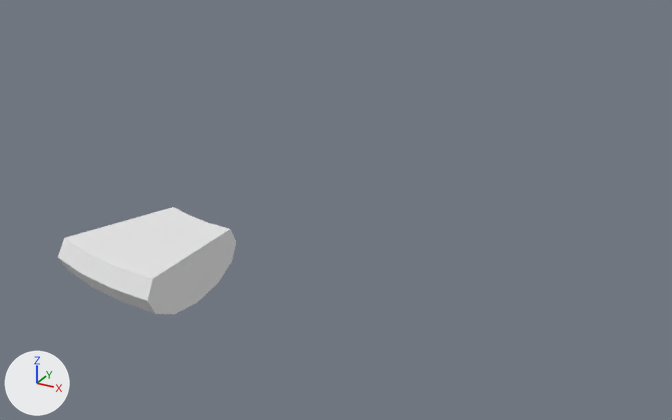
Two versions of the OBJ model DirectXGame/Resources/model/StagePiece/StagePiece.obj, one commit apart.
The view is the same before and after, from a 50 mm lens placed at (26.8, -48.8, 21.9), pointed at (0.3, -0.6, -2.1). The lights are fixed; the arrows at lower left show +X, +Y and +Z. Where no turn or scale is listed for an object, it has been applied to the vertices.

Objects in the first picture: 'Ground右上1_トーラス.003'.
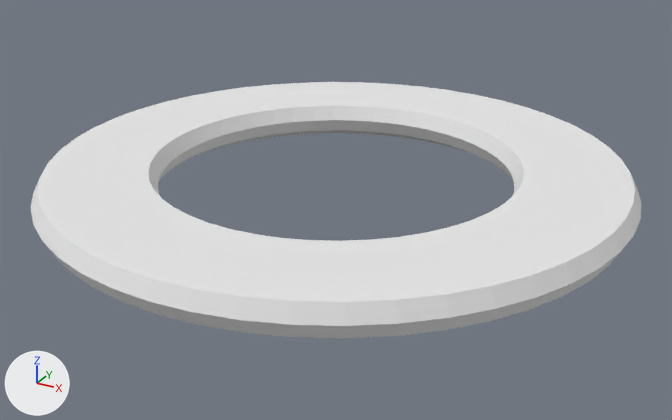
The newer file is also rescaled (x0.0592), turned or shifted as a whole; pictures and numbers use the older file's frame.

Changed parts and their boxes [x1, y1, x2, y2] in the pictures (672 x 420 px):
'Ground左上2_トーラス.017', added: after [291, 237, 449, 338]
'Ground左上1_トーラス.018', added: after [148, 229, 311, 337]
'Ground左上3_トーラス.016', added: after [399, 220, 572, 330]
'Ground左上4_トーラス.015', added: after [471, 196, 634, 296]
'Ground右上2_トーラス.004', added: after [31, 180, 173, 265]
'Ground左下1_トーラス.011', added: after [513, 168, 641, 234]
'Ground右上3_トーラス.005', added: after [31, 150, 165, 205]
'Ground左下2_トーラス.012', added: after [497, 135, 630, 182]
'Ground右上4_トーラス.006', added: after [61, 118, 194, 181]
'Ground左下3_トーラス.013', added: after [460, 107, 591, 170]
'Ground右下1_トーラス.010', added: after [116, 96, 239, 158]
'Ground右下2_トーラス.009', added: after [190, 84, 294, 146]
'Ground右下4_トーラス.007', added: after [353, 82, 446, 140]
'Ground左下4_トーラス.014', added: after [410, 90, 525, 153]
'Ground右下3_トーラス.008', added: after [273, 82, 361, 135]

Edits to the bpy script that builds the scene:
```text
Add ob_ground左下4_トーラス_014:
    ob_ground左下4_トーラス_014 = bpy.data.objects.new('Ground左下4_トーラス.014', me_ground左下4_トーラス_014)  # 36 vertices, 68 faces; spans x 0.0..7.18, y 10.39..18.75, z -2.91..0.0; in mat_none (white #e7e7e7)
    ob_ground左下4_トーラス_014.location = (0.0, 0.0, 0.97)
Add ob_ground左下3_トーラス_013:
    ob_ground左下3_トーラス_013 = bpy.data.objects.new('Ground左下3_トーラス.013', me_ground左下3_トーラス_013)  # 36 vertices, 68 faces; spans x 4.31..13.26, y 7.95..17.32, z -2.91..0.0; in mat_none (white #e7e7e7)
    ob_ground左下3_トーラス_013.location = (0.0, 0.0, 0.97)
Add ob_ground左下2_トーラス_012:
    ob_ground左下2_トーラス_012 = bpy.data.objects.new('Ground左下2_トーラス.012', me_ground左下2_トーラス_012)  # 36 vertices, 68 faces; spans x 7.95..17.32, y 4.31..13.26, z -2.91..0.0; in mat_none (white #e7e7e7)
    ob_ground左下2_トーラス_012.location = (0.0, 0.0, 0.97)
Add ob_ground左下1_トーラス_011:
    ob_ground左下1_トーラス_011 = bpy.data.objects.new('Ground左下1_トーラス.011', me_ground左下1_トーラス_011)  # 36 vertices, 68 faces; spans x 10.39..18.75, y 0.0..7.18, z -2.91..0.0; in mat_none (white #e7e7e7)
    ob_ground左下1_トーラス_011.location = (0.0, 0.0, 0.97)
Add ob_ground左上4_トーラス_015:
    ob_ground左上4_トーラス_015 = bpy.data.objects.new('Ground左上4_トーラス.015', me_ground左上4_トーラス_015)  # 36 vertices, 68 faces; spans x 10.39..18.75, y -7.18..0.0, z -2.91..0.0; in mat_none (white #e7e7e7)
    ob_ground左上4_トーラス_015.location = (0.0, 0.0, 0.97)
Add ob_ground左上3_トーラス_016:
    ob_ground左上3_トーラス_016 = bpy.data.objects.new('Ground左上3_トーラス.016', me_ground左上3_トーラス_016)  # 36 vertices, 68 faces; spans x 7.95..17.32, y -13.26..-4.31, z -2.91..0.0; in mat_none (white #e7e7e7)
    ob_ground左上3_トーラス_016.location = (0.0, 0.0, 0.97)
Add ob_ground左上2_トーラス_017:
    ob_ground左上2_トーラス_017 = bpy.data.objects.new('Ground左上2_トーラス.017', me_ground左上2_トーラス_017)  # 36 vertices, 68 faces; spans x 4.31..13.26, y -17.32..-7.95, z -2.91..0.0; in mat_none (white #e7e7e7)
    ob_ground左上2_トーラス_017.location = (0.0, 0.0, 0.97)
Add ob_ground左上1_トーラス_018:
    ob_ground左上1_トーラス_018 = bpy.data.objects.new('Ground左上1_トーラス.018', me_ground左上1_トーラス_018)  # 36 vertices, 68 faces; spans x 0.0..7.18, y -18.75..-10.39, z -2.91..0.0; in mat_none (white #e7e7e7)
    ob_ground左上1_トーラス_018.location = (0.0, 0.0, 0.97)
Add ob_ground右下4_トーラス_007:
    ob_ground右下4_トーラス_007 = bpy.data.objects.new('Ground右下4_トーラス.007', me_ground右下4_トーラス_007)  # 36 vertices, 68 faces; spans x -7.18..0.0, y 10.39..18.75, z -2.91..0.0; in mat_none (white #e7e7e7)
    ob_ground右下4_トーラス_007.location = (0.0, 0.0, 0.97)
Add ob_ground右下3_トーラス_008:
    ob_ground右下3_トーラス_008 = bpy.data.objects.new('Ground右下3_トーラス.008', me_ground右下3_トーラス_008)  # 36 vertices, 68 faces; spans x -13.26..-4.31, y 7.95..17.32, z -2.91..0.0; in mat_none (white #e7e7e7)
    ob_ground右下3_トーラス_008.location = (0.0, 0.0, 0.97)
Add ob_ground右下2_トーラス_009:
    ob_ground右下2_トーラス_009 = bpy.data.objects.new('Ground右下2_トーラス.009', me_ground右下2_トーラス_009)  # 36 vertices, 68 faces; spans x -17.32..-7.95, y 4.31..13.26, z -2.91..0.0; in mat_none (white #e7e7e7)
    ob_ground右下2_トーラス_009.location = (0.0, 0.0, 0.97)
Add ob_ground右下1_トーラス_010:
    ob_ground右下1_トーラス_010 = bpy.data.objects.new('Ground右下1_トーラス.010', me_ground右下1_トーラス_010)  # 36 vertices, 68 faces; spans x -18.75..-10.39, y 0.0..7.18, z -2.91..0.0; in mat_none (white #e7e7e7)
    ob_ground右下1_トーラス_010.location = (0.0, 0.0, 0.97)
Add ob_ground右上4_トーラス_006:
    ob_ground右上4_トーラス_006 = bpy.data.objects.new('Ground右上4_トーラス.006', me_ground右上4_トーラス_006)  # 36 vertices, 68 faces; spans x -18.75..-10.39, y -7.18..0.0, z -2.91..0.0; in mat_none (white #e7e7e7)
    ob_ground右上4_トーラス_006.location = (0.0, 0.0, 0.97)
Add ob_ground右上3_トーラス_005:
    ob_ground右上3_トーラス_005 = bpy.data.objects.new('Ground右上3_トーラス.005', me_ground右上3_トーラス_005)  # 36 vertices, 68 faces; spans x -17.32..-7.95, y -13.26..-4.31, z -2.91..0.0; in mat_none (white #e7e7e7)
    ob_ground右上3_トーラス_005.location = (0.0, 0.0, 0.97)
Add ob_ground右上2_トーラス_004:
    ob_ground右上2_トーラス_004 = bpy.data.objects.new('Ground右上2_トーラス.004', me_ground右上2_トーラス_004)  # 36 vertices, 68 faces; spans x -13.25..-4.3, y -17.32..-7.96, z -2.91..0.0; in mat_none (white #e7e7e7)
    ob_ground右上2_トーラス_004.location = (0.0, 0.0, 0.97)
```
